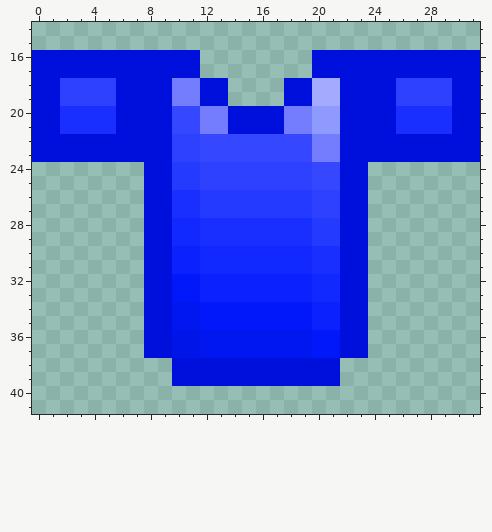
A pixel-art sprite gets an edit: textures/mese_armor_chestplate_octu_preview.png. That is the earlier state.
The file is 32x64 pixels. Shown: x 0..31, y 14..41.
After:
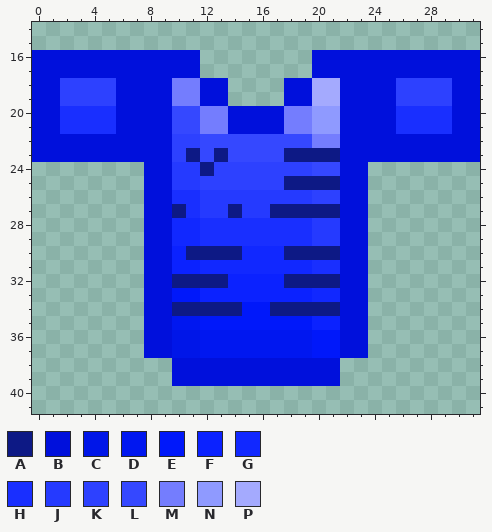
Palette (. is transparent): A #0d1985  B #0010dc  C #0016e8  D #0017f0  E #0018fa  F #0b22ff  G #1128ff  H #192fff  J #253aff  K #2d41ff  L #3548ff  M #747dfe  N #8f9aff  P #a4aafe
Log entry: updated shield textures and added text to chestplate
What changed:
Colour A replaces colour D in row 34 at x 10 to 11.
Colour A replaces colour E in row 32 at x 10 to 11; in row 34 at x 12 to 14 and 17 to 19.
Colour A replaces colour F in row 30 at x 11; in row 32 at x 12 to 13 and 18 to 19; in row 34 at x 20 to 21.
Colour A replaces colour G in row 30 at x 12 to 14 and 18 to 19; in row 32 at x 20 to 21.
Colour A replaces colour H in row 27 at x 10; in row 30 at x 20 to 21.
Colour A replaces colour J in row 27 at x 14 and 17 to 19.
Colour A replaces colour K in row 23 at x 11; in row 24 at x 12; in row 25 at x 18 to 19; in row 27 at x 20 to 21.
Colour A replaces colour L in row 23 at x 13 and 18 to 19; in row 25 at x 20 to 21.
Colour A replaces colour M in row 23 at x 20 to 21.
Boxes around the changes in both pictures, in picture pixels (x1, y1, x2, y2):
changed: (172, 148, 340, 316)
